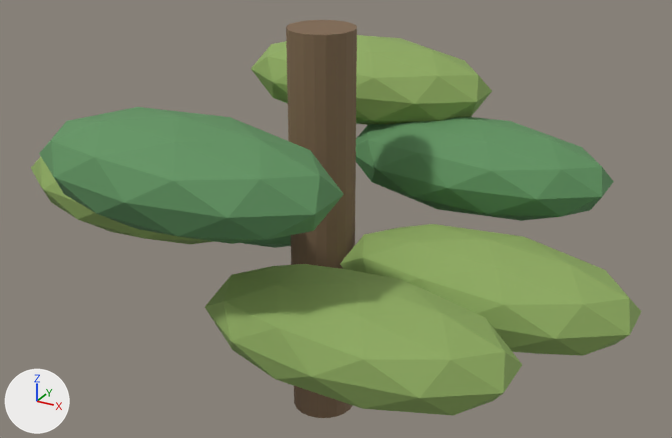
An edit to the glTF model assets/models/flora/flora-leaves/flora-leaves_variant_a.glb, drawn before and after from the same camera.
Camera for both pictures: a 50 mm camera at (1.036, -1.817, 1.496) aimed at (0.027, 0.018, 0.579). Lighting does not change. The marker at lower left points along +X, +Y and +Z. The first picture is the older version. Objects named as collision shapes, trigger or cutter boxes, shadow casters or lower levels of detail are left out. Where no turn or scale is listed for an object, it has been applied to the vertices.

The older version as bpy lines, for what is in view:
```python
ob_leaf_cluster = bpy.data.objects.new('Leaf cluster', me_icosphere_2832)
ob_leaf_cluster.location = (0.42, 0.0, 0.5)
ob_leaf_cluster_001 = bpy.data.objects.new('Leaf cluster.001', me_icosphere_2833)
ob_leaf_cluster_001.location = (0.262, 0.328, 0.66)
ob_leaf_cluster_002 = bpy.data.objects.new('Leaf cluster.002', me_icosphere_2834)
ob_leaf_cluster_002.location = (-0.093, 0.409, 0.82)
ob_leaf_cluster_003 = bpy.data.objects.new('Leaf cluster.003', me_icosphere_2835)
ob_leaf_cluster_003.location = (-0.378, 0.182, 0.5)
ob_leaf_cluster_004 = bpy.data.objects.new('Leaf cluster.004', me_icosphere_2836)
ob_leaf_cluster_004.location = (-0.378, -0.182, 0.66)
ob_leaf_cluster_005 = bpy.data.objects.new('Leaf cluster.005', me_icosphere_2837)
ob_leaf_cluster_005.location = (-0.093, -0.409, 0.82)
ob_leaf_cluster_006 = bpy.data.objects.new('Leaf cluster.006', me_icosphere_2838)
ob_leaf_cluster_006.location = (0.262, -0.328, 0.5)
ob_plant_stem = bpy.data.objects.new('Plant stem', me_cylinder_1152)
ob_plant_stem.location = (0.0, 0.0, 0.55)
```
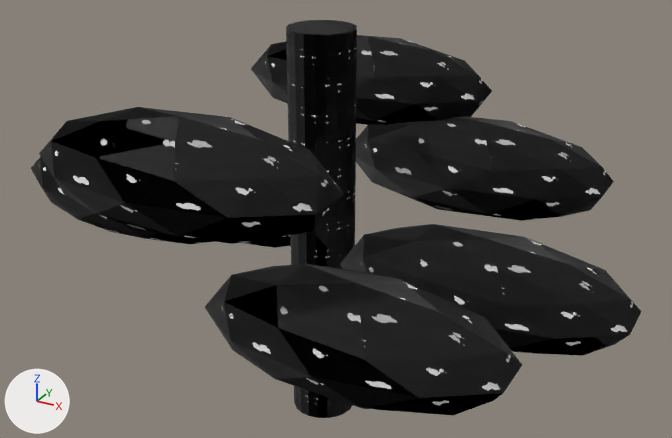
The newer file is also turned or shifted as a whole; pictures and numbers use the older file's frame.

Location of each change, [x1, y1, x2, y2] in pixels of the pictures (672 x 438 px):
'Leaf cluster.006', surface changed (green to black)
    both: [205, 264, 522, 415]
'Leaf cluster.005', surface changed (green to black)
    both: [39, 107, 344, 244]
'Leaf cluster', surface changed (green to black)
    both: [340, 224, 641, 356]
'Leaf cluster.001', surface changed (green to black)
    both: [356, 117, 614, 221]
'Plant stem', surface changed (brown to black)
    both: [286, 20, 357, 418]
'Leaf cluster.002', surface changed (green to black)
    both: [251, 35, 492, 125]
'Leaf cluster.004', surface changed
    both: [31, 157, 215, 244]
'Leaf cluster.003', surface changed (green to black)
    both: [243, 235, 291, 248]

The change, as a list of edits to the scene's bpy script:
```text
Add img_metal_roughness:
    img_metal_roughness = load_image('metal_roughness', '_unpacked/metal_roughness', 256, 256, 'Non-Color')
Add img_metal_height:
    img_metal_height = load_image('metal_height', '_unpacked/metal_height', 256, 256, 'Non-Color')
Add img_metal_albedo:
    img_metal_albedo = load_image('metal_albedo', '_unpacked/metal_albedo', 256, 256, 'sRGB')
Add img_organic_height:
    img_organic_height = load_image('organic_height', '_unpacked/organic_height', 256, 256, 'Non-Color')
Add img_organic_albedo:
    img_organic_albedo = load_image('organic_albedo', '_unpacked/organic_albedo', 256, 256, 'sRGB')
Add img_organic_roughness:
    img_organic_roughness = load_image('organic_roughness', '_unpacked/organic_roughness', 256, 256, 'Non-Color')
Change mat_alien_leaf:
    remove # nodes: BsdfPrincipled, OutputMaterial
    remove # colours: green #90ad61
    nodes: BsdfPrincipled, Math, NormalMap, OutputMaterial, SeparateColor, TexImage x3
    uses the picture img_organic_albedo
    uses the picture img_organic_height
    uses the picture img_organic_roughness
Change mat_alien_foliage:
    remove # nodes: BsdfPrincipled, OutputMaterial
    remove # colours: green #619561
    nodes: BsdfPrincipled, Math, NormalMap, OutputMaterial, SeparateColor, TexImage x3
    uses the picture img_organic_albedo
    uses the picture img_organic_height
    uses the picture img_organic_roughness
Change mat_alien_bark:
    remove # nodes: BsdfPrincipled, OutputMaterial
    remove # colours: brown #816950
    nodes: BsdfPrincipled, Math, NormalMap, OutputMaterial, SeparateColor, TexImage x3
    uses the picture img_metal_albedo
    uses the picture img_metal_height
    uses the picture img_metal_roughness
```
